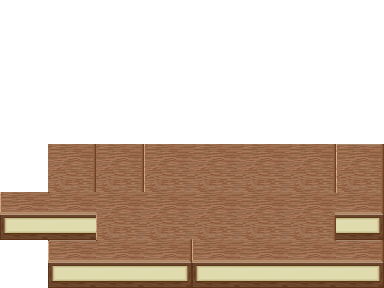
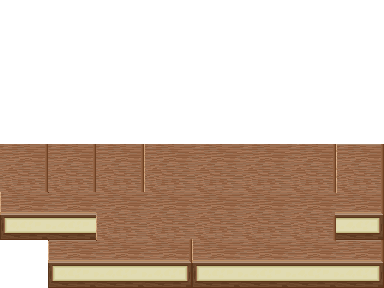
Revision of a layered 384x288 image; what changed, layer by layer:
pixels changed over [0, 144, 48, 192] (layer not identified)
